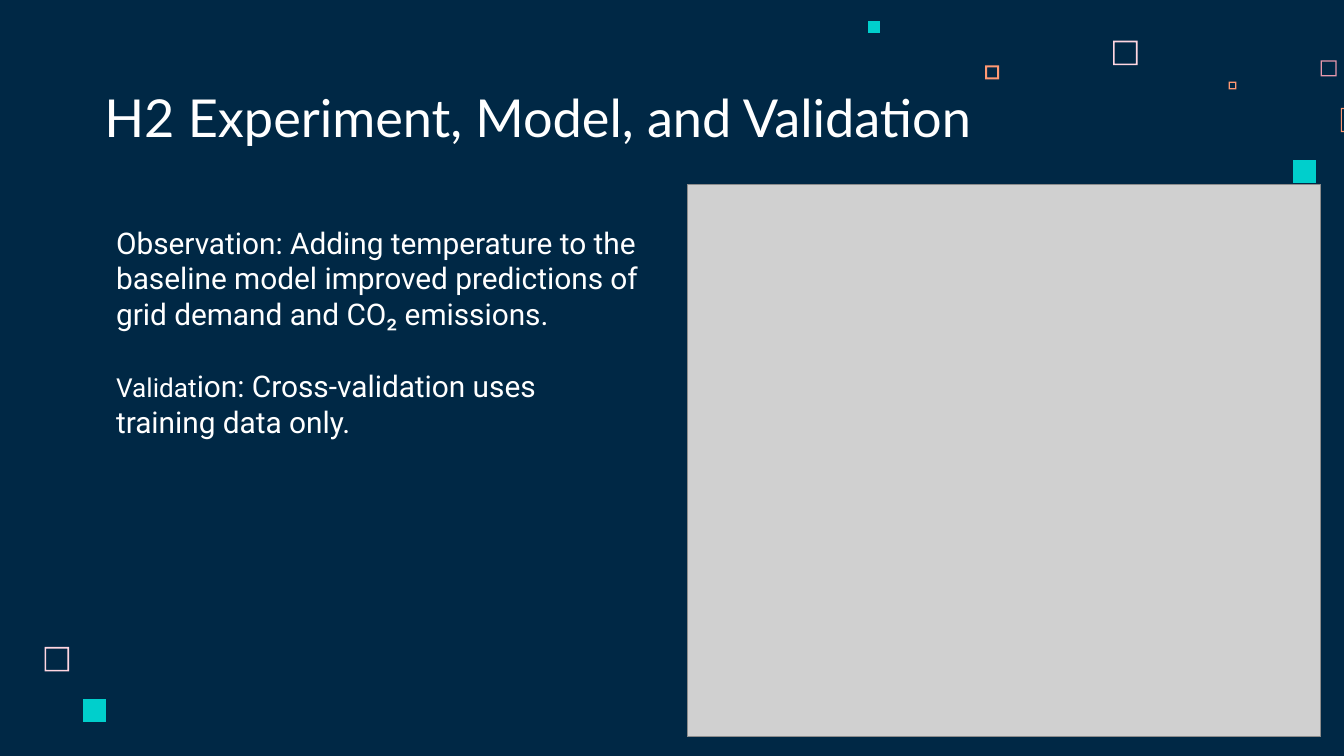
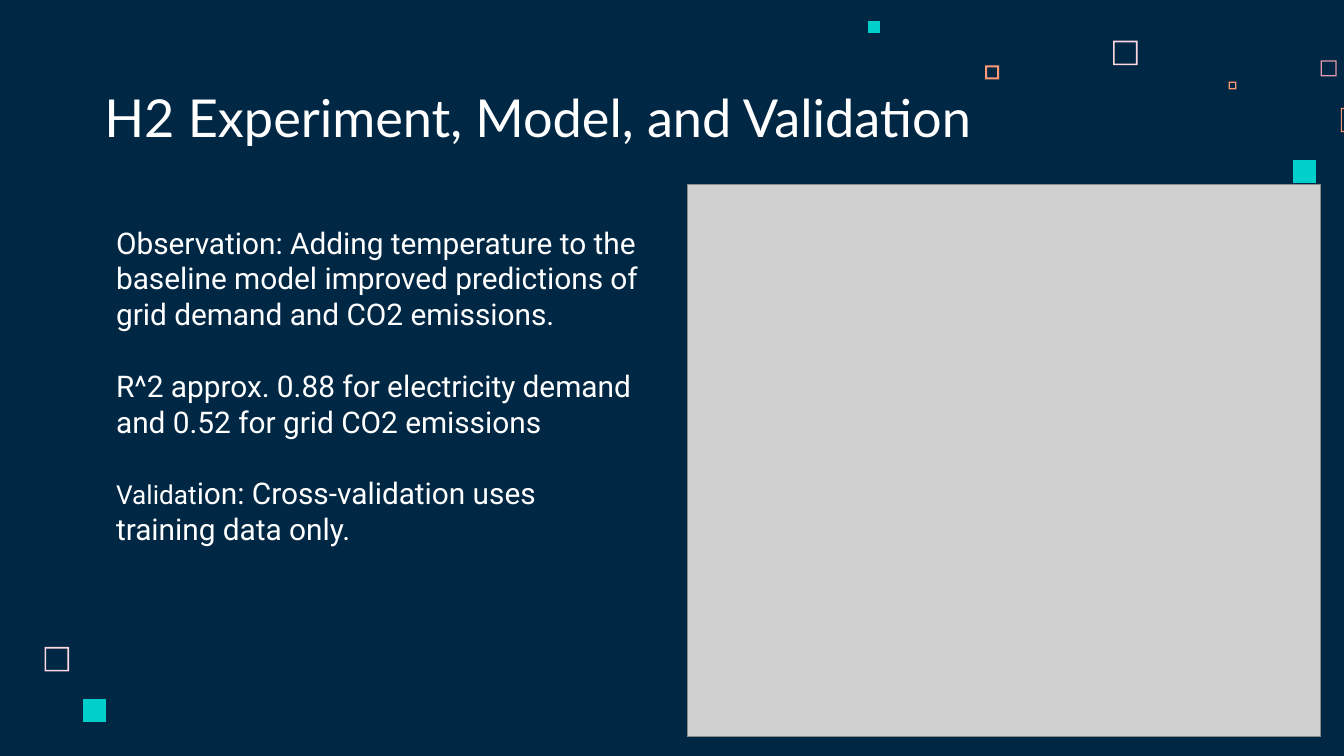
Before and after one commit to jandrew2353/Group1-491, a slide deck: slide 27 of Topic3_Climate_Energy_The_Green_Tech_Carbon_Spike/Docs/4913 - The Green Tech Carbon Spike.pptx. Drawn at 1344x756 pixels with LibreOffice and Linux fonts; fonts in the diff are those of the drawing; grey boxes stand for pictures. Boxes give left, top, right and bottom in pixels: in the first picture for what was removed or moved away, otherwise in the second. Text is boxed around its words. In the diff, an @@ line names an element or a change of style, - is before the commit and + after.

```diff
--- a/Topic3_Climate_Energy_The_Green_Tech_Carbon_Spike/Docs/4913 - The Green Tech Carbon Spike.pptx
+++ b/Topic3_Climate_Energy_The_Green_Tech_Carbon_Spike/Docs/4913 - The Green Tech Carbon Spike.pptx
@@ text at (116,231,637,440): text changed @@
-Observation: Adding temperature to the baseline model improved predictions of grid demand and CO₂ emissions.
+Observation: Adding temperature to the baseline model improved predictions of grid demand and CO2 emissions.
+R^2 approx. 0.88 for electricity demand and 0.52 for grid CO2 emissions
```
Also in this commit, not shown: 5 other slides changed.
